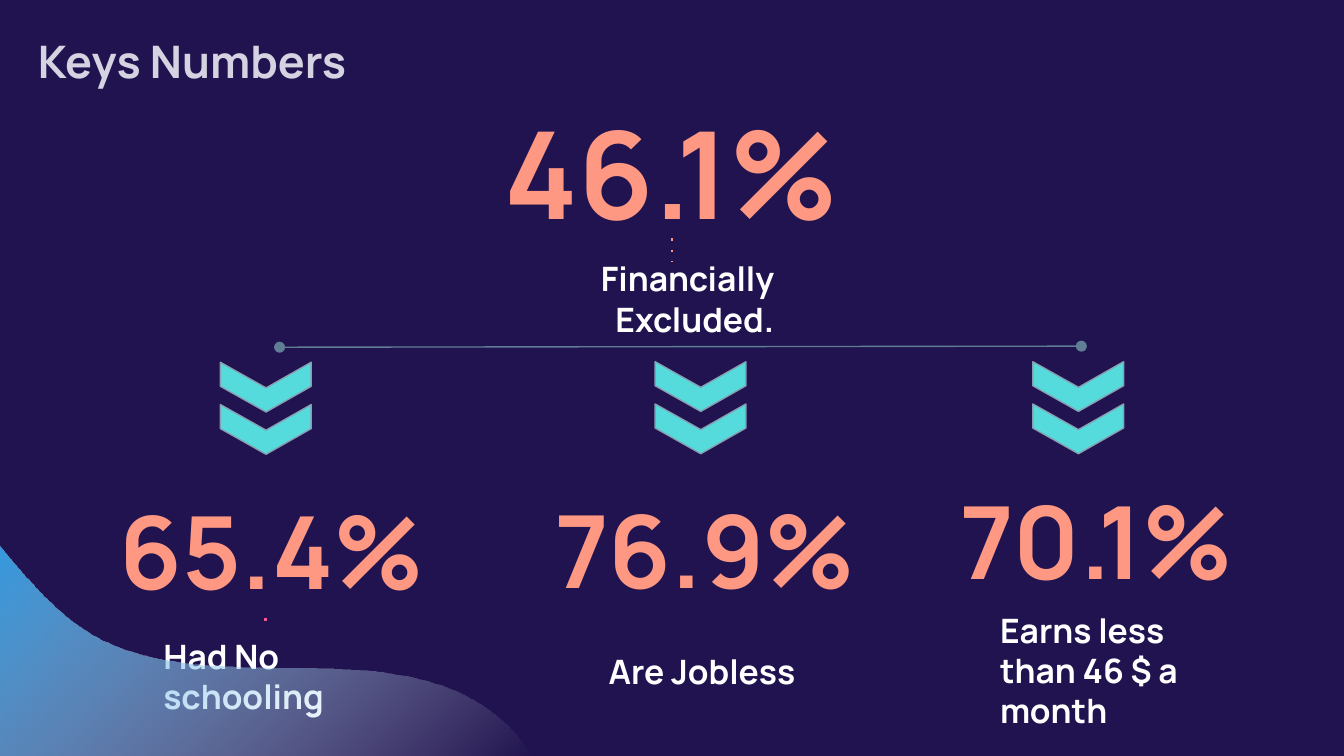
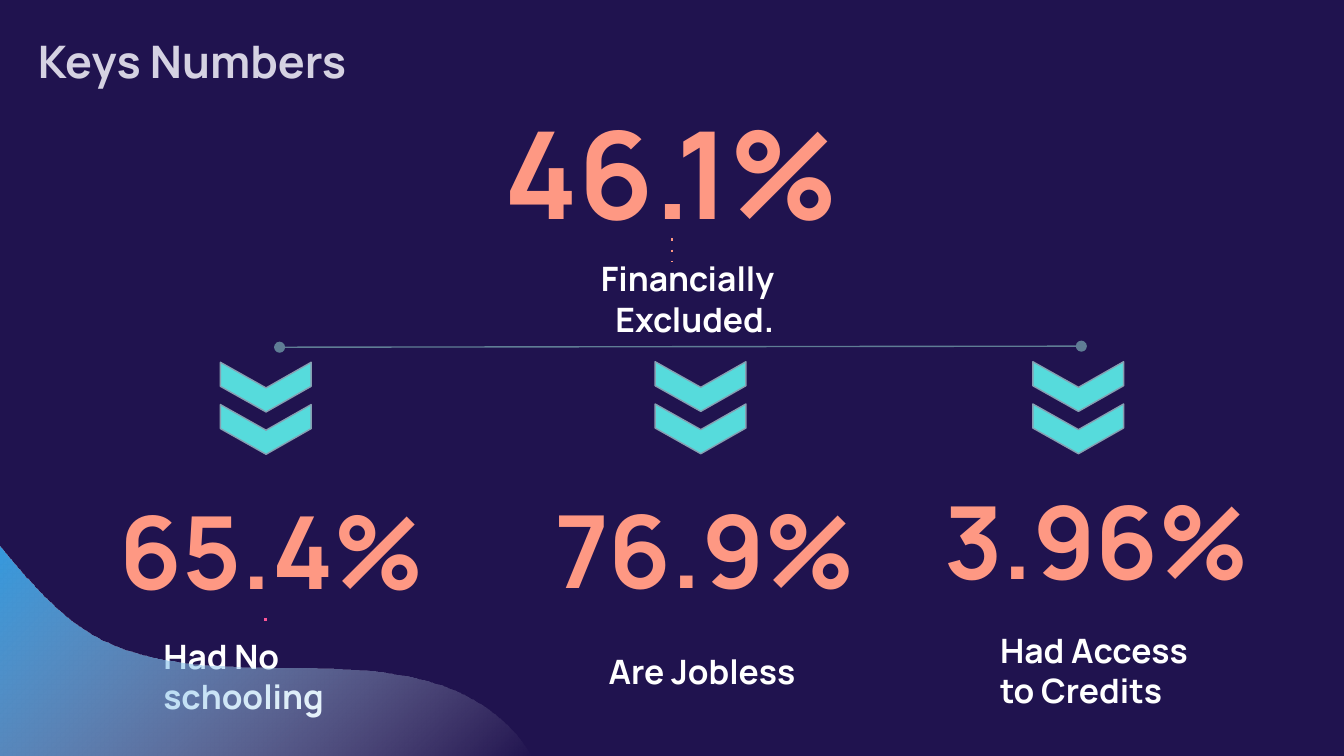
Before and after one commit to VIP509/Finance-Inclusion-1, a slide deck: slide 10 of Pierry Valcin Presentation.pptx. Drawn at 1344x756 pixels with LibreOffice and Linux fonts; fonts in the diff are those of the drawing. Boxes give left, top, right and bottom in pixels: in the first picture for what was removed or moved away, otherwise in the second. Text is boxed around its words. In the diff, an @@ line names an element or a change of style, - is before the commit and + after.

```diff
--- a/Pierry Valcin Presentation.pptx
+++ b/Pierry Valcin Presentation.pptx
@@ text at [944,505,1249,581]: text changed @@
-70.1%
+3.96%
@@ text at [1000,638,1188,704]: text changed @@
-Earns less than 46 $ a month
+Had Access to Credits
```
Also in this commit, not shown: 6 other slides changed, 1 slide removed.
